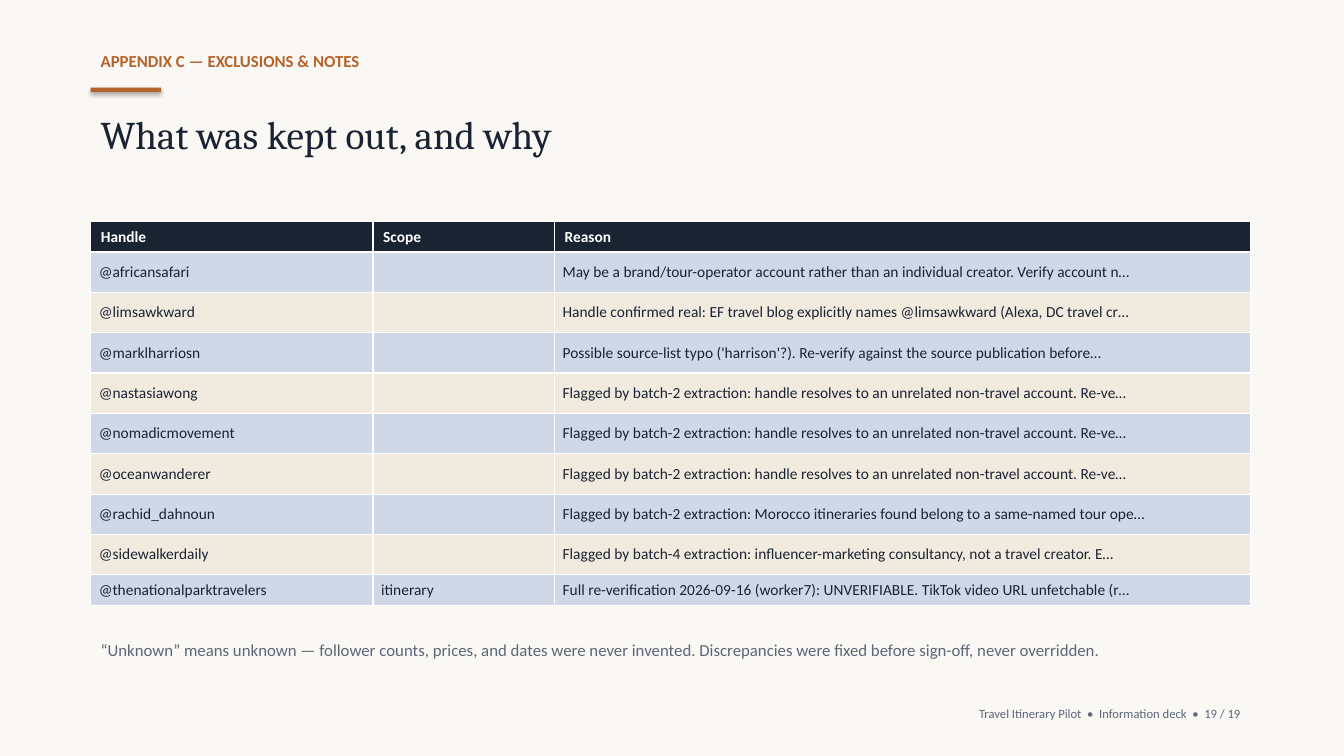
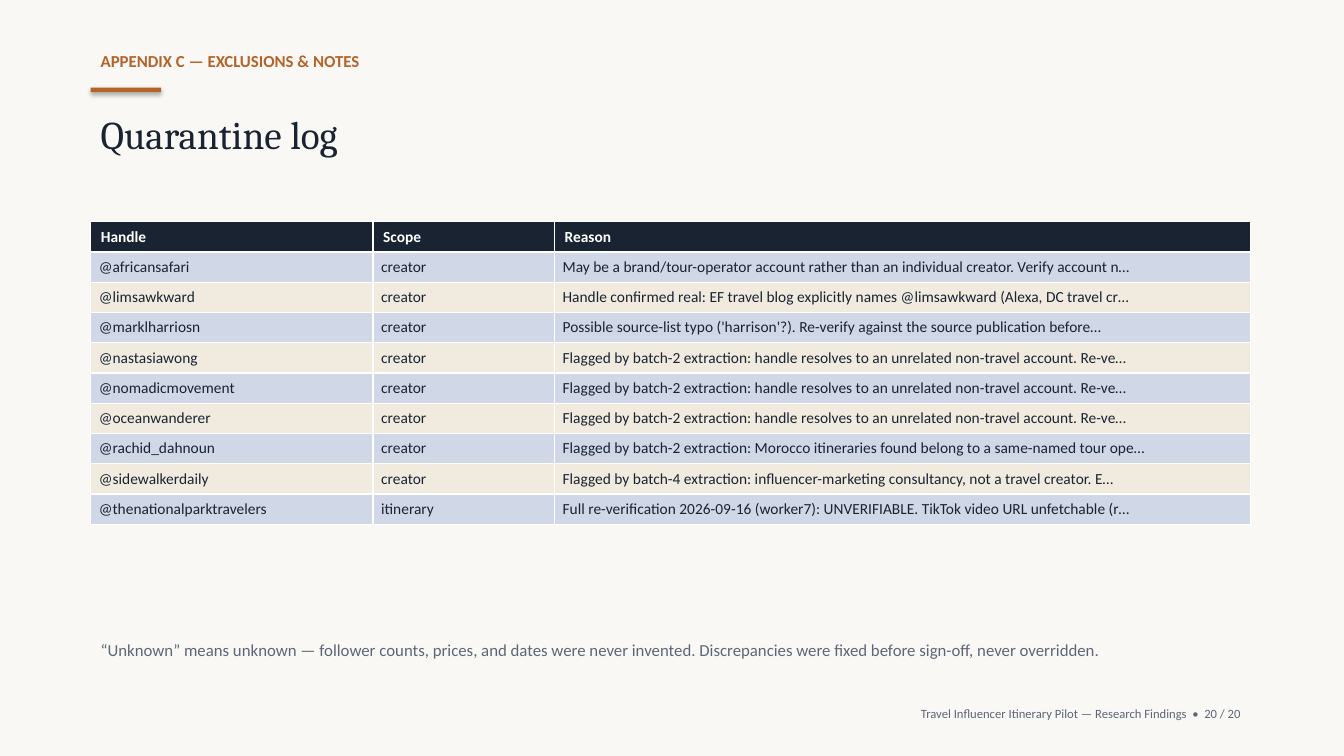
Before and after one commit to g-shankar/Influencers, a slide deck: slide 20 of deliverables/travel-itinerary-pilot-report.pptx (slide 19 before the commit). Drawn at 1344x756 pixels with LibreOffice and Linux fonts; fonts in the diff are those of the drawing. Boxes give left, top, right and bottom in pixels: in the first picture for what was removed or moved away, otherwise in the second. Text is boxed around its words. In the diff, an @@ line names an element or a change of style, - is before the commit and + after.

```diff
--- a/deliverables/travel-itinerary-pilot-report.pptx
+++ b/deliverables/travel-itinerary-pilot-report.pptx
@@ text at box(101, 121, 337, 158): text changed @@
-What was kept out, and why
+Quarantine log
@@ table at box(91, 222, 1250, 524) @@
-row 2, column 2: 
+row 2, column 2: creator
-row 3, column 2: 
+row 3, column 2: creator
-row 4, column 2: 
+row 4, column 2: creator
-row 5, column 2: 
+row 5, column 2: creator
-row 6, column 2: 
+row 6, column 2: creator
-row 7, column 2: 
+row 7, column 2: creator
-row 8, column 2: 
+row 8, column 2: creator
-row 9, column 2: 
+row 9, column 2: creator
@@ text at box(921, 709, 1241, 720): text changed @@
-Travel Itinerary Pilot • Information deck • 19 / 19
+Travel Influencer Itinerary Pilot — Research Findings • 20 / 20
```
Also in this commit, not shown: 4 other slides changed, 5 slides added, 4 slides removed, 1 other file.
